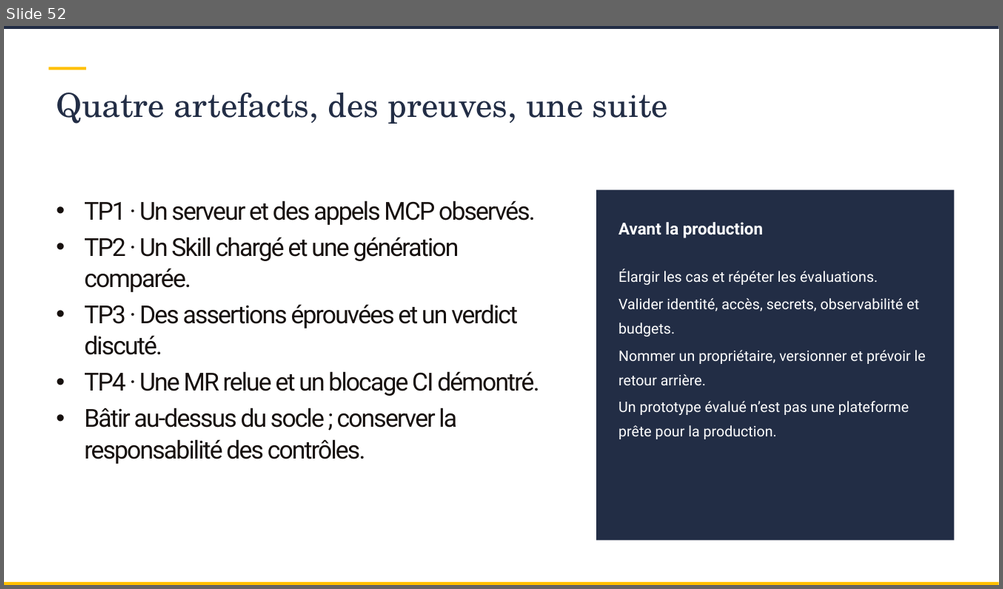
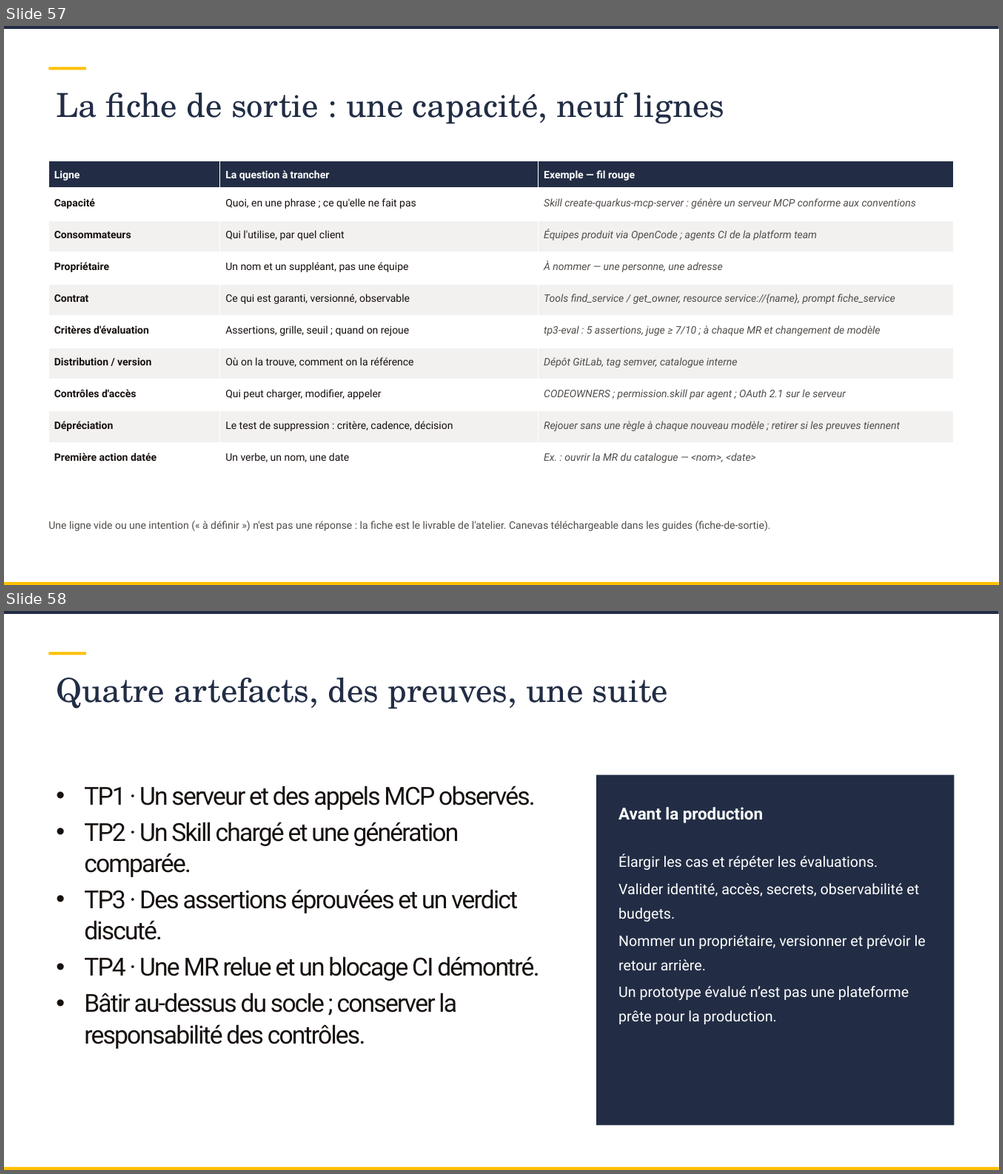
Before and after one commit to SCIAM-FR/formation-ia, a slide deck: slides/Support_formation_SCIAM.pptx. Shown one above the other, each under a label of ours: slide 52 before the commit, slides 57 and 58 after it. The pictures are 1003x589 and 1003x1174 pixels, drawn with LibreOffice and Linux fonts; fonts in the diff are those of the drawing; background and template pictures are left out. Boxes give left, top, right and bottom in pixels: in the first picture for what was removed or moved away, otherwise in the second. Text is boxed around its words. In the diff, an @@ line names an element or a change of style, - is before the commit and + after.

```diff
--- a/slides/Support_formation_SCIAM.pptx
+++ b/slides/Support_formation_SCIAM.pptx
@@ slide 57 added at (x1=4, y1=26, x2=999, y2=585), background picture (left out); not listed: 3 template elements that a slide beside it also shows @@
@@ title added at (x1=56, y1=93, x2=725, y2=124), 32 pt, text #222D45 @@
+La fiche de sortie : une capacité, neuf lignes
@@ table added at (x1=48, y1=161, x2=954, y2=475), 10 rows, 3 columns @@
+Ligne | La question à trancher | Exemple — fil rouge
+Capacité | Quoi, en une phrase ; ce qu'elle ne fait pas | Skill create-quarkus-mcp-server : génère un serveur MCP conforme aux conventions
+Consommateurs | Qui l'utilise, par quel client | Équipes produit via OpenCode ; agents CI de la platform team
+Propriétaire | Un nom et un suppléant, pas une équipe | À nommer — une personne, une adresse
+Contrat | Ce qui est garanti, versionné, observable | Tools find_service / get_owner, resource service://{name}, prompt fiche_service
+Critères d'évaluation | Assertions, grille, seuil ; quand on rejoue | tp3-eval : 5 assertions, juge ≥ 7/10 ; à chaque MR et changement de modèle
+Distribution / version | Où on la trouve, comment on la référence | Dépôt GitLab, tag semver, catalogue interne
+Contrôles d'accès | Qui peut charger, modifier, appeler | CODEOWNERS ; permission.skill par agent ; OAuth 2.1 sur le serveur
+Dépréciation | Le test de suppression : critère, cadence, décision | Rejouer sans une règle à chaque nouveau modèle ; retirer si les preuves tiennent
+Première action datée | Un verbe, un nom, une date | Ex. : ouvrir la MR du catalogue — <nom>, <date>
@@ text added at (x1=48, y1=521, x2=771, y2=531), 10 pt, text #504C49 @@
+Une ligne vide ou une intention (« à définir ») n'est pas une réponse : la fiche est le livrable de l'atelier. Canevas téléchargeable dans les guides (fiche-de-sortie).
@@ what was slide 52 is now slide 58 @@
```
Also in this commit, not shown: 14 slides changed, 5 other slides added, 23 other files.
